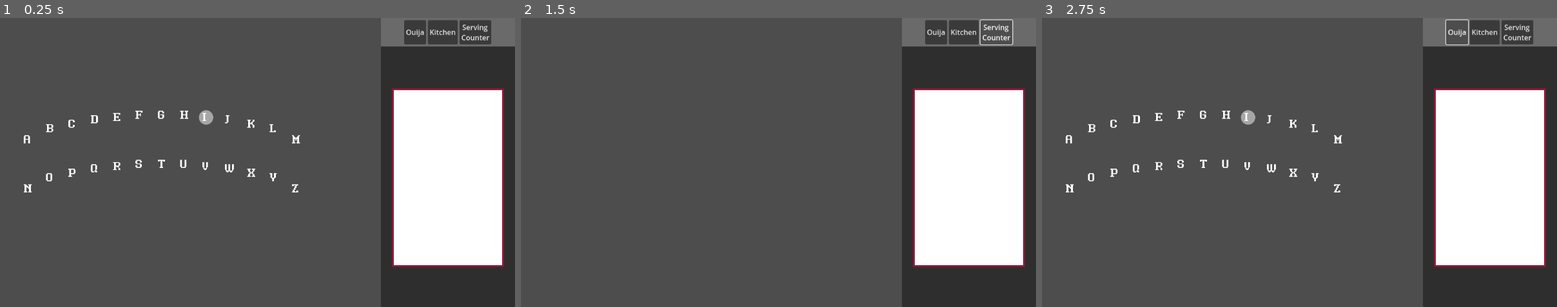
Above: before the commit, frames 1-3 (left to right).
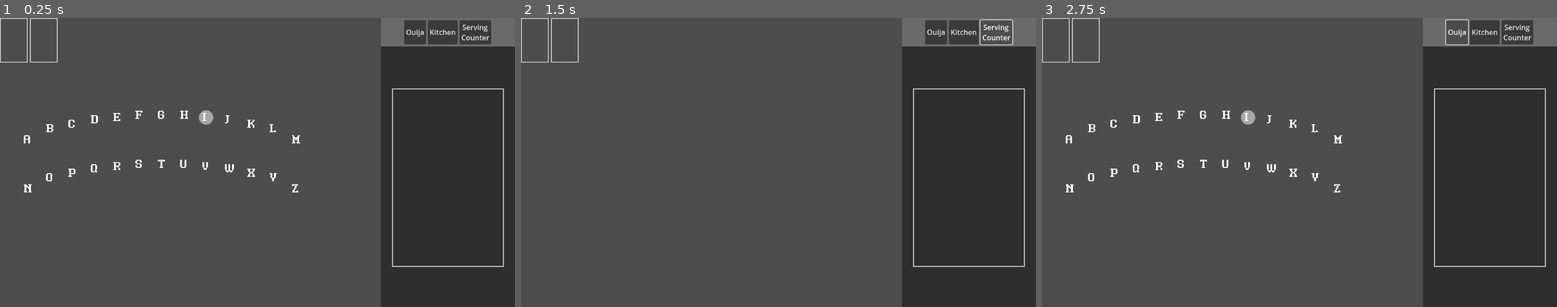
Above: after the commit, the same moments.

Repository: Snares01/GhostShop
Game: Godot game, scene res://game.tscn
Same seed, same stepped clock (60 frames per second), same inputs: the game is played once before the commit and once after it.
Inputs:
- Up to frame 1 (0.25 s): no input
- Up to frame 2 (1.5 s): click "Ouija" at 0.5 s; click "Serving Counter" at 1.25 s
- Up to frame 3 (2.75 s): click "Ouija" at 2 s

The runs differ from the first frame. In frame 1, 14% of the frame differs, in the area x 0-98%, y 0-87%; in frame 2, 14%; in frame 3, 14%.

Commit message:
Add dragging tickets

Diff:
--- a/Kitchen/cup.gd
+++ /dev/null
@@ -1,5 +0,0 @@
-extends Sprite2D
-class_name Cup
-
-func _process(delta: float) -> void:
-	global_position = get_global_mouse_position()
--- a/Kitchen/spatula.gd
+++ /dev/null
@@ -1,5 +0,0 @@
-extends Sprite2D
-class_name Spatula
-
-func _process(delta: float) -> void:
-	global_position = get_global_mouse_position()
--- a/ServingCounter/serving_counter.gd
+++ b/ServingCounter/serving_counter.gd
@@ -1,7 +1,7 @@
 extends Scene
 class_name ServingCounter
 
-const OFFSET_DIFFERENCE := 80.0
+const OFFSET_DIFFERENCE := 100.0
 
 var plate_offset := Vector2(-OFFSET_DIFFERENCE * 3.0, 0.0)
 
--- /dev/null
+++ b/ServingCounter/serving_plate.gd
@@ -0,0 +1,30 @@
+extends Control
+class_name ServingPlate
+
+# TODO: Make timers for disappearing that only counts down when not looking
+# TODO: Implement dragging tickets onto orders
+
+var ready_to_serve := false
+var plate_info := {
+	"cup": -1.0 # -1.0 = no cup, lower number is closer to right fill amount
+	}
+
+func _ready() -> void:
+	$Ticket.hide()
+	if plate_info["cup"] < 0.0:
+		$Cup.hide()
+	print(plate_info)
+
+
+func _can_drop_data(at_position: Vector2, data: Variant) -> bool:
+	return data.has("ticket")
+
+
+func _drop_data(at_position: Vector2, data: Variant) -> void:
+	var ticket: OrderTicket = data["ticket"]
+	if ticket.finished and not ready_to_serve:
+		$Ticket.show()
+		ticket.queue_free()
+		ready_to_serve = true
+	else:
+		print("Ticket can't be added")
--- a/ServingCounter/serving_plate.tscn
+++ b/ServingCounter/serving_plate.tscn
@@ -1,17 +1,28 @@
-[gd_scene load_steps=4 format=3 uid="uid://dxdeof3ylvx61"]
+[gd_scene load_steps=5 format=3 uid="uid://dxdeof3ylvx61"]
 
-[ext_resource type="Script" uid="uid://pnk072ri0lp6" path="res://serving_plate.gd" id="1_1445f"]
+[ext_resource type="Script" uid="uid://pnk072ri0lp6" path="res://ServingCounter/serving_plate.gd" id="1_1445f"]
 [ext_resource type="Texture2D" uid="uid://dmfnl5exmklw0" path="res://Kitchen/tray.png" id="2_pma0l"]
 [ext_resource type="Texture2D" uid="uid://mqe8uag1wku8" path="res://Kitchen/soda_cup.png" id="3_mio14"]
+[ext_resource type="Texture2D" uid="uid://1t5ad8yfbd57" path="res://ServingCounter/serving_ticket.png" id="4_mio14"]
 
-[node name="ServingPlate" type="Node2D"]
+[node name="Panel" type="Panel"]
+offset_left = -43.0
+offset_top = -39.0
+offset_right = 47.0
+offset_bottom = 15.0
 script = ExtResource("1_1445f")
 
 [node name="Plate" type="Sprite2D" parent="."]
+position = Vector2(43, 39)
 scale = Vector2(4, 4)
 texture = ExtResource("2_pma0l")
 
 [node name="Cup" type="Sprite2D" parent="."]
-position = Vector2(24, -22)
+position = Vector2(66, 19)
+scale = Vector2(3.6, 4)
+texture = ExtResource("3_mio14")
+
+[node name="Ticket" type="Sprite2D" parent="."]
+position = Vector2(21, 3)
 scale = Vector2(4, 4)
-texture = ExtResource("3_mio14")
+texture = ExtResource("4_mio14")
--- a/UI/default_theme.tres
+++ b/UI/default_theme.tres
@@ -7,6 +7,13 @@
 border_width_right = 4
 border_width_bottom = 4
 border_color = Color(1, 1, 1, 1)
+
+[sub_resource type="StyleBoxFlat" id="StyleBoxFlat_drjrk"]
+bg_color = Color(0.6, 0.6, 0.6, 0)
+border_width_left = 2
+border_width_top = 2
+border_width_right = 2
+border_width_bottom = 2
 
 [sub_resource type="StyleBoxFlat" id="StyleBoxFlat_3e2f8"]
 content_margin_left = 0.0
@@ -31,6 +38,8 @@
 [resource]
 OrderTicket/base_type = &"PanelContainer"
 OrderTicket/styles/panel = SubResource("StyleBoxFlat_lr4fj")
+OrderTicketSlot/base_type = &"PanelContainer"
+OrderTicketSlot/styles/panel = SubResource("StyleBoxFlat_drjrk")
 PanelContainer/styles/panel = SubResource("StyleBoxFlat_3e2f8")
 UnsolvedOrderTicket/base_type = &"PanelContainer"
 UnsolvedOrderTicket/styles/panel = SubResource("StyleBoxFlat_g33t3")
--- a/UI/order_ticket.gd
+++ b/UI/order_ticket.gd
@@ -1,6 +1,11 @@
 extends PanelContainer
 class_name OrderTicket
 
+const ORDER_TICKET := preload("res://UI/order_ticket.tscn")
+const THEME := preload("res://UI/default_theme.tres")
+const PREVIEW_SIZE := Vector2(125.0, 200.0)
+
+var finished := false
 
 func _ready() -> void:
 	theme_type_variation = &"UnsolvedOrderTicket"
@@ -11,3 +16,20 @@
 	if finished:
 		# Remove red border
 		theme_type_variation = &"OrderTicket"
+		self.finished = true
+
+
+func set_font_size(font_size: int) -> void:
+	$Label.label_settings.font_size = font_size
+
+
+func _get_drag_data(at_position: Vector2) -> Variant:
+	var preview := ORDER_TICKET.instantiate()
+	preview.custom_minimum_size = PREVIEW_SIZE
+	preview.theme = THEME
+	preview.theme_type_variation = &"OrderTicket"
+	preview.get_node("Label").text = $Label.text
+	preview.modulate = Color(1, 1, 1, 0.5)
+	set_drag_preview(preview)
+
+	return {"ticket": self}
--- a/UI/order_ticket.tscn
+++ b/UI/order_ticket.tscn
@@ -1,10 +1,16 @@
-[gd_scene load_steps=4 format=3 uid="uid://v8em7euggjff"]
+[gd_scene load_steps=5 format=3 uid="uid://v8em7euggjff"]
 
 [ext_resource type="Theme" uid="uid://dv3rjiwm5bjaw" path="res://UI/default_theme.tres" id="1_3e2f8"]
 [ext_resource type="Script" uid="uid://b3dgqlqkdxo0p" path="res://UI/order_ticket.gd" id="1_g3eij"]
 [ext_resource type="FontFile" uid="uid://dna1a8xfm1i5c" path="res://UI/RulerGold.ttf" id="2_lr4fj"]
 
+[sub_resource type="LabelSettings" id="LabelSettings_3e2f8"]
+font = ExtResource("2_lr4fj")
+font_size = 32
+font_color = Color(0, 0, 0, 1)
+
 [node name="OrderTicket" type="PanelContainer"]
+clip_contents = true
 custom_minimum_size = Vector2(250, 400)
 offset_right = 40.0
 offset_bottom = 40.0
@@ -20,6 +26,5 @@
 layout_mode = 2
 size_flags_vertical = 1
 theme_override_colors/font_color = Color(0, 0, 0, 1)
-theme_override_fonts/font = ExtResource("2_lr4fj")
-theme_override_font_sizes/font_size = 32
+label_settings = SubResource("LabelSettings_3e2f8")
 autowrap_mode = 2
--- /dev/null
+++ b/UI/order_ticket_slot.gd
@@ -0,0 +1,30 @@
+extends Container
+class_name OrderTicketSlot
+
+const BIG_SIZE := Vector2(250.0, 400.0)
+const SMALL_SIZE := Vector2(62.5, 100.0)
+
+@export var big: bool
+
+func _can_drop_data(at_position: Vector2, data: Variant) -> bool:
+	return data.has("ticket")
+
+
+func _drop_data(at_position: Vector2, data: Variant) -> void:
+	var ticket: OrderTicket = data["ticket"]
+	add_ticket(ticket)
+
+
+func add_ticket(ticket: OrderTicket) -> void:
+	# Add to slot
+	if ticket.get_parent():
+		ticket.reparent(self)
+	else:
+		add_child(ticket)
+	# Change ticket
+	if big:
+		ticket.custom_minimum_size = BIG_SIZE
+		ticket.set_font_size(32)
+	else:
+		ticket.custom_minimum_size = SMALL_SIZE
+		ticket.set_font_size(8)
--- /dev/null
+++ b/UI/order_ticket_slot.tscn
@@ -0,0 +1,12 @@
+[gd_scene load_steps=3 format=3 uid="uid://ctjf3hp1t0d6"]
+
+[ext_resource type="Theme" uid="uid://dv3rjiwm5bjaw" path="res://UI/default_theme.tres" id="1_bjt2c"]
+[ext_resource type="Script" uid="uid://bwdttix416jnq" path="res://UI/order_ticket_slot.gd" id="2_wsxqk"]
+
+[node name="OrderTicketSlot" type="PanelContainer"]
+custom_minimum_size = Vector2(62.5, 100)
+offset_right = 40.0
+offset_bottom = 40.0
+theme = ExtResource("1_bjt2c")
+theme_type_variation = &"OrderTicketSlot"
+script = ExtResource("2_wsxqk")
--- a/UI/ui.gd
+++ b/UI/ui.gd
@@ -3,20 +3,22 @@
 
 signal scene_switched(scene: int)
 
-# TODO: Keep past orders around, let player hang them up top like Papa's Pizzeria
-# For now, just keep order that is being worked on
-var current_order: OrderTicket
+const ORDER_TICKET := preload("res://UI/order_ticket.tscn")
+
+var current_order: OrderTicket = null
 
 func _ready() -> void:
-	current_order = $%OrderTicket
 	($%Ouija as Button).pressed.connect(_on_ouija_pressed)
 	($%Kitchen as Button).pressed.connect(_on_kitchen_pressed)
 	($%ServingCounter as Button).pressed.connect(_on_serving_counter_pressed)
 
 
 func update_order(text: String, finished: bool) -> void:
-	if current_order:
-		current_order.update_text(text, finished)
+	if not current_order:
+		current_order = ORDER_TICKET.instantiate()
+		($%BigTicketSlot as OrderTicketSlot).add_ticket(current_order)
+	# TODO: Move ticket to big slot if not there already
+	current_order.update_text(text, finished)
 
 func _on_ouija_pressed() -> void:
 	scene_switched.emit(Scene.OUIJA)
--- a/UI/ui.tscn
+++ b/UI/ui.tscn
@@ -1,7 +1,7 @@
 [gd_scene load_steps=4 format=3 uid="uid://r2guagpqs23y"]
 
 [ext_resource type="Script" uid="uid://c4nvvvimpjfhh" path="res://UI/ui.gd" id="1_2fwl4"]
-[ext_resource type="PackedScene" uid="uid://v8em7euggjff" path="res://UI/order_ticket.tscn" id="2_dajm1"]
+[ext_resource type="PackedScene" uid="uid://ctjf3hp1t0d6" path="res://UI/order_ticket_slot.tscn" id="2_e6gg6"]
 
 [sub_resource type="StyleBoxFlat" id="StyleBoxFlat_dajm1"]
 bg_color = Color(0.41598, 0.41598, 0.41598, 1)
@@ -19,47 +19,66 @@
 mouse_filter = 2
 script = ExtResource("1_2fwl4")
 
-[node name="SidePanel" type="PanelContainer" parent="."]
-custom_minimum_size = Vector2(300, 0)
+[node name="HBoxContainer" type="HBoxContainer" parent="."]
 layout_mode = 1
-anchors_preset = 11
-anchor_left = 1.0
+anchors_preset = 15
 anchor_right = 1.0
 anchor_bottom = 1.0
-grow_horizontal = 0
+grow_horizontal = 2
 grow_vertical = 2
+mouse_filter = 2
 
-[node name="VBoxContainer" type="VBoxContainer" parent="SidePanel"]
+[node name="Tickets" type="HBoxContainer" parent="HBoxContainer"]
+unique_name_in_owner = true
+layout_mode = 2
+size_flags_horizontal = 3
+size_flags_vertical = 0
+mouse_filter = 2
+theme_override_constants/separation = 5
+
+[node name="OrderTicketSlot" parent="HBoxContainer/Tickets" instance=ExtResource("2_e6gg6")]
 layout_mode = 2
 
-[node name="PanelContainer" type="PanelContainer" parent="SidePanel/VBoxContainer"]
+[node name="OrderTicketSlot2" parent="HBoxContainer/Tickets" instance=ExtResource("2_e6gg6")]
+layout_mode = 2
+
+[node name="SidePanel" type="PanelContainer" parent="HBoxContainer"]
+custom_minimum_size = Vector2(300, 0)
+layout_mode = 2
+
+[node name="VBoxContainer" type="VBoxContainer" parent="HBoxContainer/SidePanel"]
+layout_mode = 2
+
+[node name="PanelContainer" type="PanelContainer" parent="HBoxContainer/SidePanel/VBoxContainer"]
 layout_mode = 2
 theme_override_styles/panel = SubResource("StyleBoxFlat_dajm1")
 
-[node name="Scenes" type="HBoxContainer" parent="SidePanel/VBoxContainer/PanelContainer"]
+[node name="Scenes" type="HBoxContainer" parent="HBoxContainer/SidePanel/VBoxContainer/PanelContainer"]
 layout_mode = 2
 alignment = 1
 
-[node name="Ouija" type="Button" parent="SidePanel/VBoxContainer/PanelContainer/Scenes"]
+[node name="Ouija" type="Button" parent="HBoxContainer/SidePanel/VBoxContainer/PanelContainer/Scenes"]
 unique_name_in_owner = true
 layout_mode = 2
 text = "Ouija"
 
-[node name="Kitchen" type="Button" parent="SidePanel/VBoxContainer/PanelContainer/Scenes"]
+[node name="Kitchen" type="Button" parent="HBoxContainer/SidePanel/VBoxContainer/PanelContainer/Scenes"]
 unique_name_in_owner = true
 layout_mode = 2
 text = "Kitchen"
 
-[node name="ServingCounter" type="Button" parent="SidePanel/VBoxContainer/PanelContainer/Scenes"]
+[node name="ServingCounter" type="Button" parent="HBoxContainer/SidePanel/VBoxContainer/PanelContainer/Scenes"]
 unique_name_in_owner = true
 layout_mode = 2
 text = "Serving
 Counter"
 
-[node name="CenterContainer" type="CenterContainer" parent="SidePanel/VBoxContainer"]
+[node name="CenterContainer" type="CenterContainer" parent="HBoxContainer/SidePanel/VBoxContainer"]
 layout_mode = 2
 size_flags_vertical = 3
 
-[node name="OrderTicket" parent="SidePanel/VBoxContainer/CenterContainer" instance=ExtResource("2_dajm1")]
+[node name="BigTicketSlot" parent="HBoxContainer/SidePanel/VBoxContainer/CenterContainer" instance=ExtResource("2_e6gg6")]
 unique_name_in_owner = true
+custom_minimum_size = Vector2(250, 400)
 layout_mode = 2
+big = true
--- a/serving_plate.gd
+++ /dev/null
@@ -1,14 +0,0 @@
-extends Node2D
-class_name ServingPlate
-
-# TODO: Make timers for disappearing that only counts down when not looking
-# TODO: Implement dragging tickets onto orders
-
-var plate_info := {
-	"cup": -1.0 # -1.0 = no cup, lower number is closer to right fill amount
-	}
-
-func _ready() -> void:
-	if plate_info["cup"] < 0.0:
-		$Cup.hide()
-	print(plate_info)
Not shown, removed: Kitchen/cup.gd.uid
Not shown, removed: Kitchen/spatula.gd.uid
Renamed: serving_plate.gd.uid -> ServingCounter/serving_plate.gd.uid
Binary file added: ServingCounter/serving_ticket.png
Not shown, added: ServingCounter/serving_ticket.png.import
Not shown: 1 places in UI/default_theme.tres that only renumber resources
Not shown, added: UI/order_ticket_slot.gd.uid
